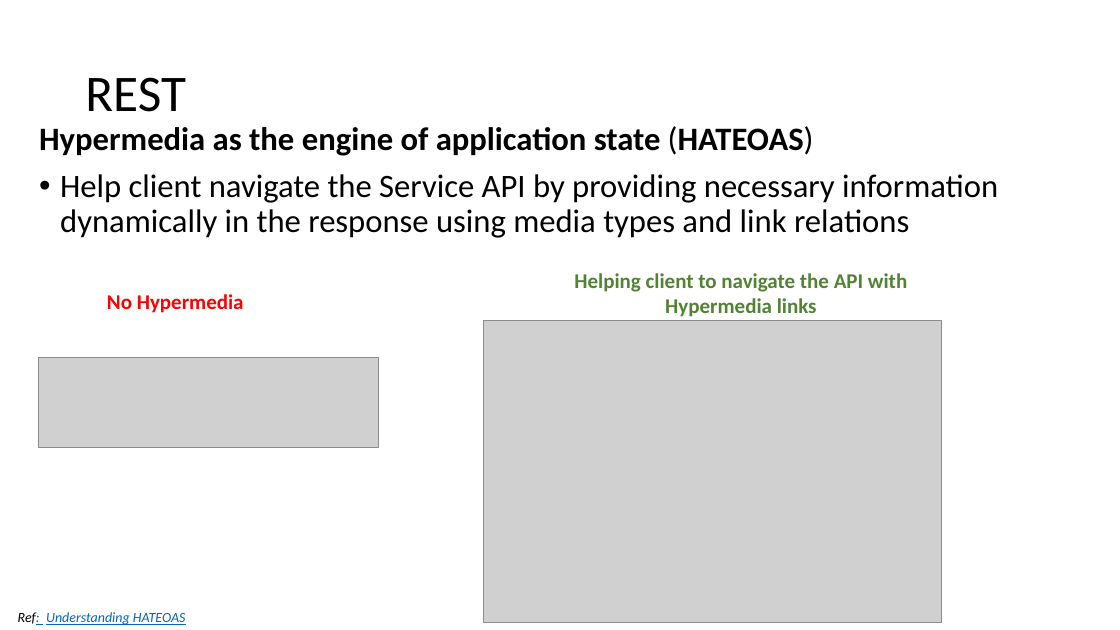
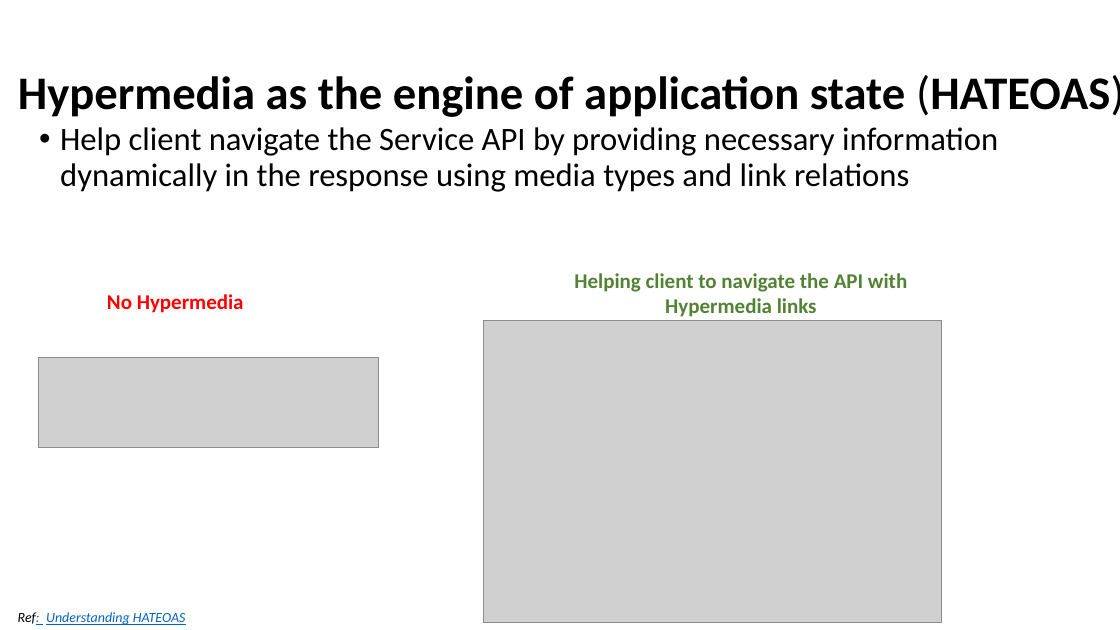
Before and after one commit to batchu/spring-boot-ujug, a slide deck: slide 17 of Spring Boot.pptx. Drawn at 1120x630 pixels with LibreOffice and Linux fonts; fonts in the diff are those of the drawing; grey boxes stand for pictures. Boxes give left, top, right and bottom in pixels: in the first picture for what was removed or moved away, otherwise in the second. Text is boxed around its words. In the diff, an @@ line names an element or a change of style, - is before the commit and + after.

```diff
--- a/Spring Boot.pptx
+++ b/Spring Boot.pptx
@@ title at (18,75,1120,117): text changed; size 44 to 40 pt; bold on @@
-REST
+Hypermedia as the engine of application state (HATEOAS)
@@ text at (39,126,814,156): paragraph removed @@
-Hypermedia as the engine of application state (HATEOAS)
```
Also in this commit, not shown: 7 other slides changed, 1 slide added.
